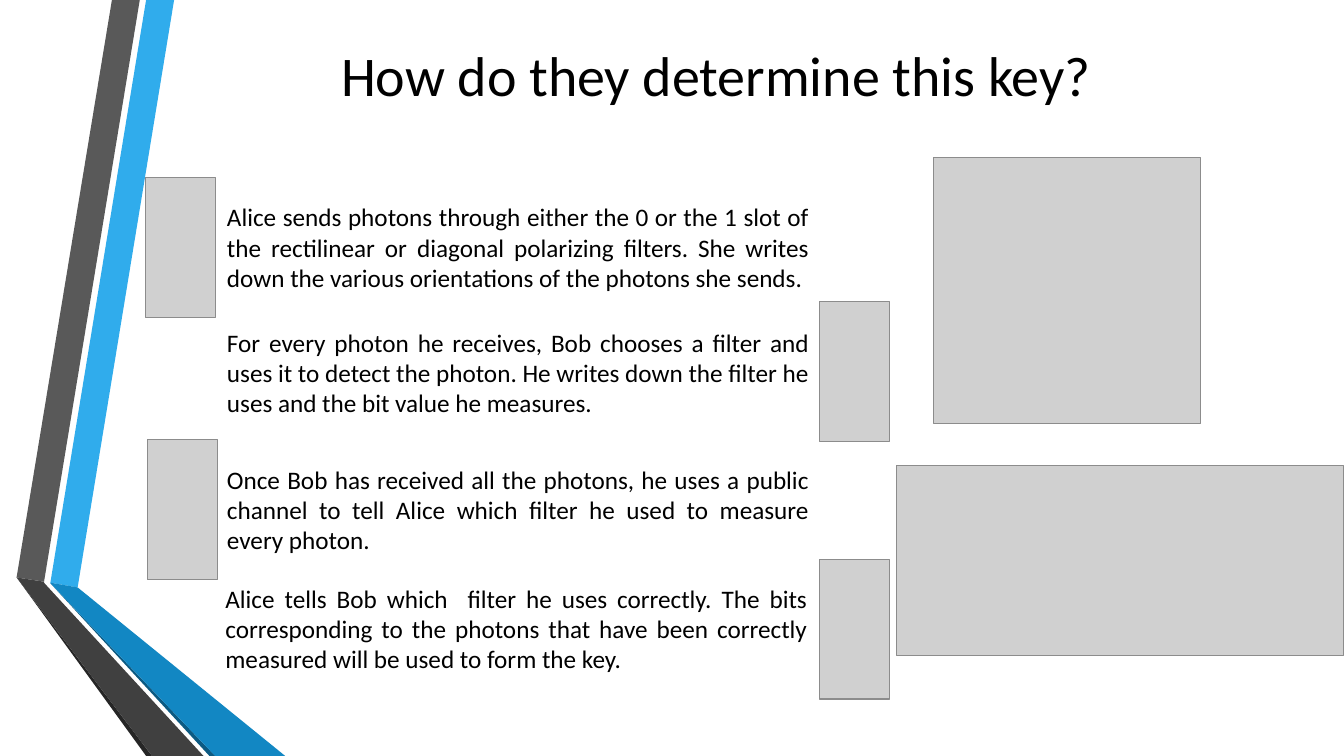
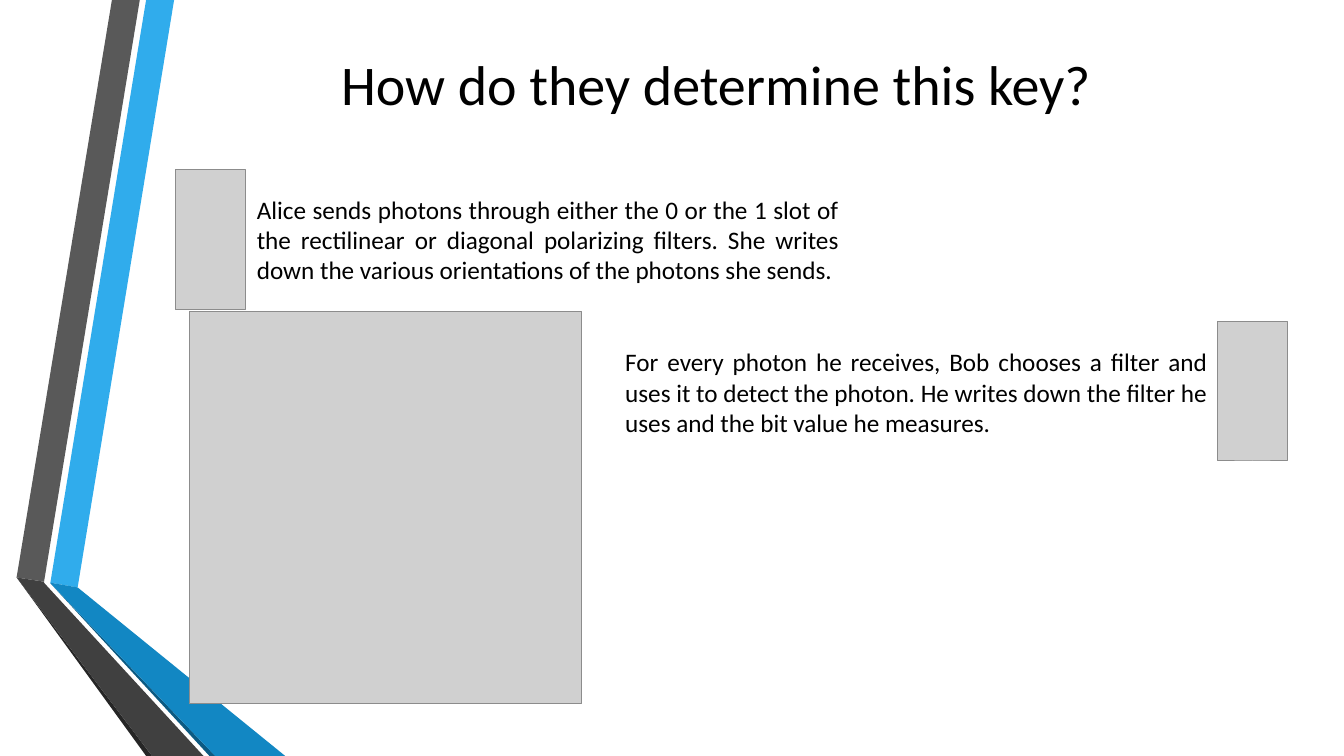
Before and after one commit to ArnaudGallardo/BB84, a slide deck: slide 3 of Simulations of Quantum Cryptography.pptx. Drawn at 1344x756 pixels with LibreOffice and Linux fonts; fonts in the diff are those of the drawing; grey boxes stand for pictures; background and template pictures are left out. Boxes give left, top, right and bottom in pixels: in the first picture for what was removed or moved away, otherwise in the second. Text is boxed around its words. In the diff, an @@ line names an element or a change of style, - is before the commit and + after.

```diff
--- a/Simulations of Quantum Cryptography.pptx
+++ b/Simulations of Quantum Cryptography.pptx
@@ title "How do they determine this ...": place and size @@
-title "How do they determine this ..." at <box>341,57,1090,105</box>
+title "How do they determine this ..." at <box>341,66,1090,114</box>
@@ picture: place and size @@
-picture at <box>145,177,215,318</box>
+picture at <box>175,170,245,311</box>
@@ text "Alice sends photons through either ...": place and size @@
-text "Alice sends photons through either ..." at <box>227,208,808,291</box>
+text "Alice sends photons through either ..." at <box>257,201,838,283</box>
@@ picture: place and size @@
-picture at <box>934,157,1201,424</box>
+picture at <box>190,312,582,704</box>
@@ picture: place and size @@
-picture at <box>820,301,889,442</box>
+picture at <box>1218,321,1288,461</box>
@@ text "For every photon he receives, ...": place and size @@
-text "For every photon he receives, ..." at <box>227,334,809,413</box>
+text "For every photon he receives, ..." at <box>625,353,1207,433</box>
@@ picture removed at <box>147,440,217,580</box> @@
@@ text removed at <box>227,471,809,553</box> @@
-Once Bob has received all the photons, he uses a public channel to tell Alice which filter he used to measure every photon.
@@ picture removed at <box>896,466,1344,655</box> @@
@@ picture removed at <box>820,560,889,700</box> @@
@@ text removed at <box>225,590,807,672</box> @@
-Alice tells Bob which filter he uses correctly. The bits corresponding to the photons that have been correctly measured will be used to form the key.
```
Also in this commit, not shown: 2 other slides changed, 2 slides added.
